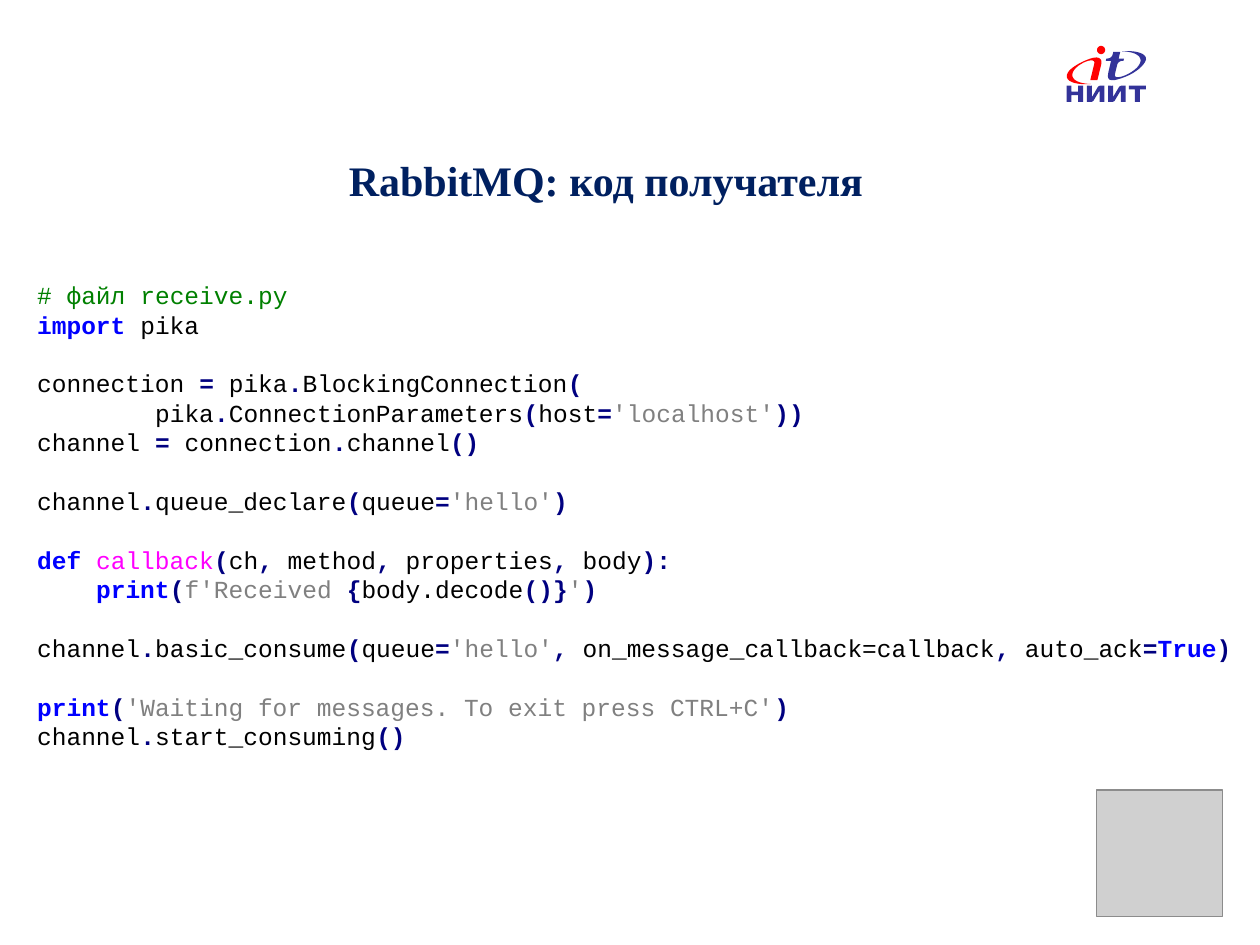
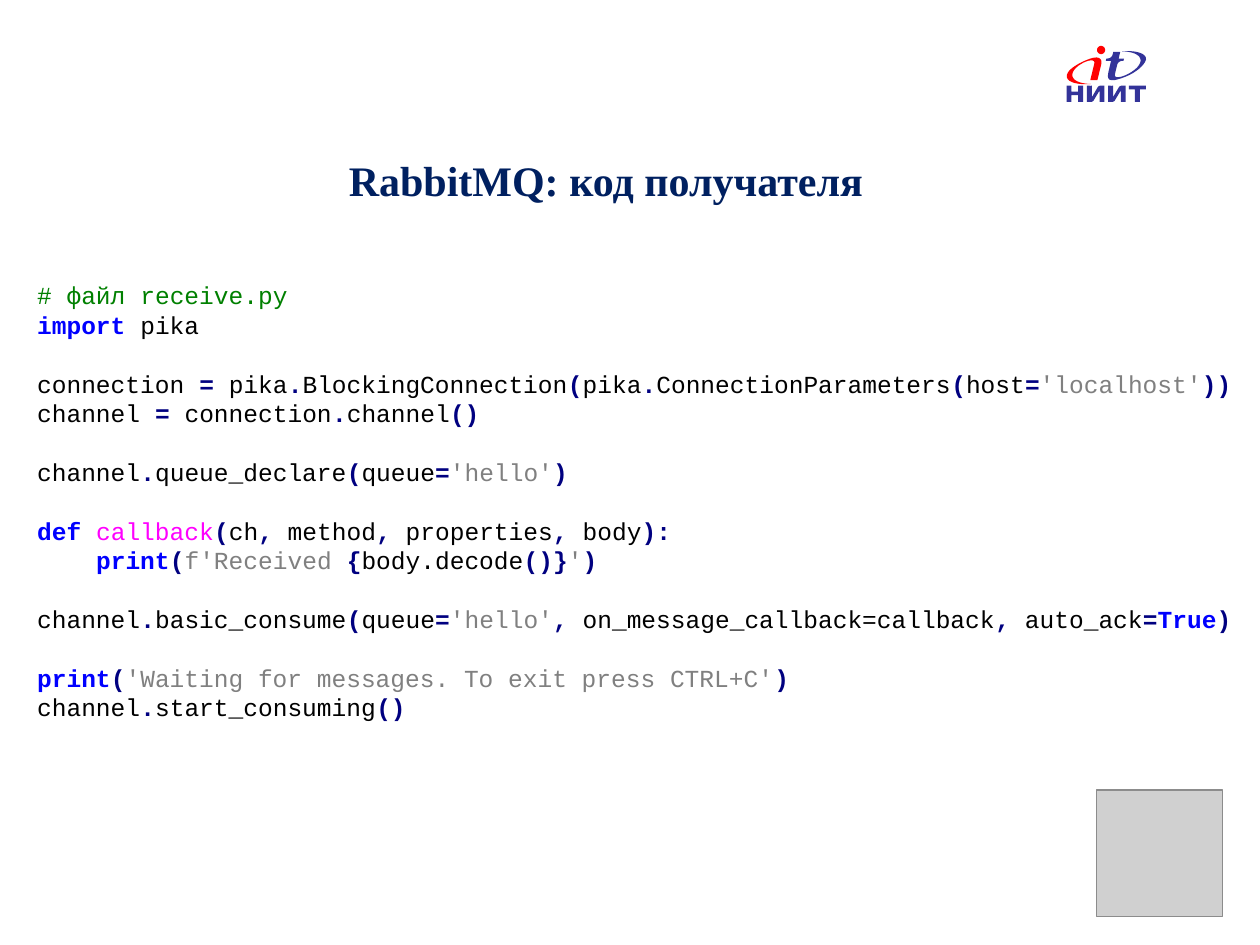
Before and after one commit to IlyaOrlov/PythonCourse, a slide deck: slide 12 of Lectures/PyLec_15.pptx. Drawn at 1260x945 pixels with LibreOffice and Linux fonts; fonts in the diff are those of the drawing; grey boxes stand for pictures; background and template pictures are left out. Boxes give left, top, right and bottom in pixels: in the first picture for what was removed or moved away, otherwise in the second. Text is boxed around its words. In the diff, an @@ line names an element or a change of style, - is before the commit and + after.

```diff
--- a/Lectures/PyLec_15.pptx
+++ b/Lectures/PyLec_15.pptx
@@ text at (x1=37, y1=375, x2=1232, y2=398): text changed @@
-connection = pika.BlockingConnection(
-pika.ConnectionParameters(host='localhost'))
+connection = pika.BlockingConnection(pika.ConnectionParameters(host='localhost'))
```
Also in this commit, not shown: 2 other slides changed, 3 other files.
